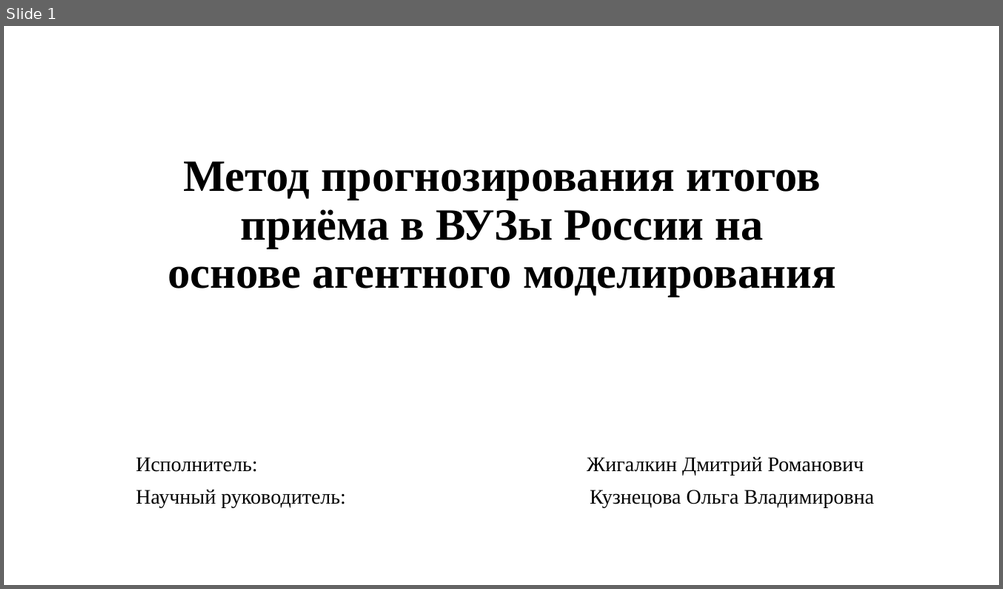
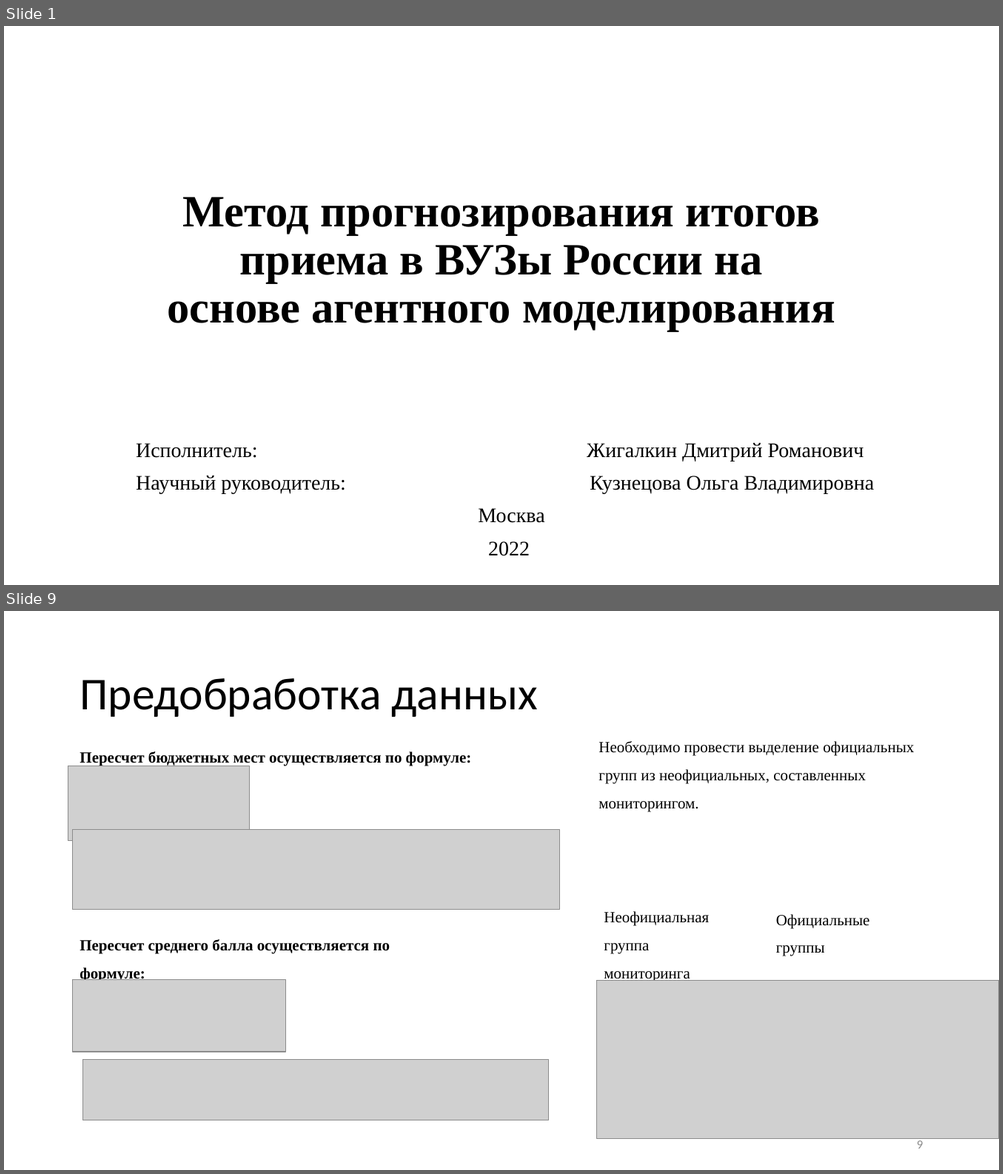
Before and after one commit to 1Bitcoin/scrape-universities-data, a slide deck: tex-diploma-template-main/Метод прогнозирования итогов приёма в вузы России на основе агентного моделирования.pptx. Shown one above the other, each under a label of ours: slide 1 before the commit, slides 1 and 9 after it; the slides between them are not shown. The pictures are 1003x589 and 1003x1174 pixels, drawn with LibreOffice and Linux fonts; fonts in the diff are those of the drawing; grey boxes stand for pictures. Boxes give left, top, right and bottom in pixels: in the first picture for what was removed or moved away, otherwise in the second. Text is boxed around its words. In the diff, an @@ line names an element or a change of style, - is before the commit and + after.

```diff
--- a/tex-diploma-template-main/Метод прогнозирования итогов приёма в вузы России на основе агентного моделирования.pptx
+++ b/tex-diploma-template-main/Метод прогнозирования итогов приёма в вузы России на основе агентного моделирования.pptx
@@ slide 9 added at (4, 611, 999, 1170), background #FFFFFF @@
@@ title added at (79, 678, 538, 717), 44 pt, text #000000 @@
+Предобработка данных
@@ text added at (598, 741, 913, 812), 15 pt, text #000000 @@
+Необходимо провести выделение официальных групп из неофициальных, составленных мониторингом.
@@ text added at (79, 752, 472, 766), 15 pt, text #000000, bold @@
+Пересчет бюджетных мест осуществляется по формуле:
@@ picture added at (68, 766, 250, 841) @@
@@ picture added at (73, 830, 559, 910) @@
@@ text added at (603, 911, 708, 982), 15 pt, text #000000 @@
+Неофициальная группа мониторинга
@@ text added at (776, 914, 870, 957), 15 pt, text #000000 @@
+Официальные группы
@@ text added at (79, 940, 390, 980), 15 pt, text #000000, bold @@
+Пересчет среднего балла осуществляется по формуле:
@@ picture added at (73, 980, 286, 1052) @@
@@ picture added at (597, 980, 999, 1139) @@
@@ picture added at (83, 1060, 549, 1121) @@
@@ page number added at (916, 1141, 922, 1149), 12 pt, text #8C8C8C @@
+9
@@ slide 1 changed as well @@
@@ title at (168, 197, 835, 332): text changed @@
-Метод прогнозирования итогов приёма в ВУЗы России на
-основе агентного моделирования
+Метод прогнозирования итогов приема в ВУЗы России на
+основе агентного моделирования
@@ subtitle "Исполнитель: Жигалкин Дмитрий Романович": place and size @@
-subtitle "Исполнитель: Жигалкин Дмитрий Романович" at (136, 457, 874, 508)
+subtitle "Исполнитель: Жигалкин Дмитрий Романович" at (136, 443, 874, 557)
@@ subtitle at (478, 508, 544, 557): paragraphs added @@
+Москва
+2022
```
Also in this commit, not shown: 2 other slides changed, 11 other slides added, 44 other files.
